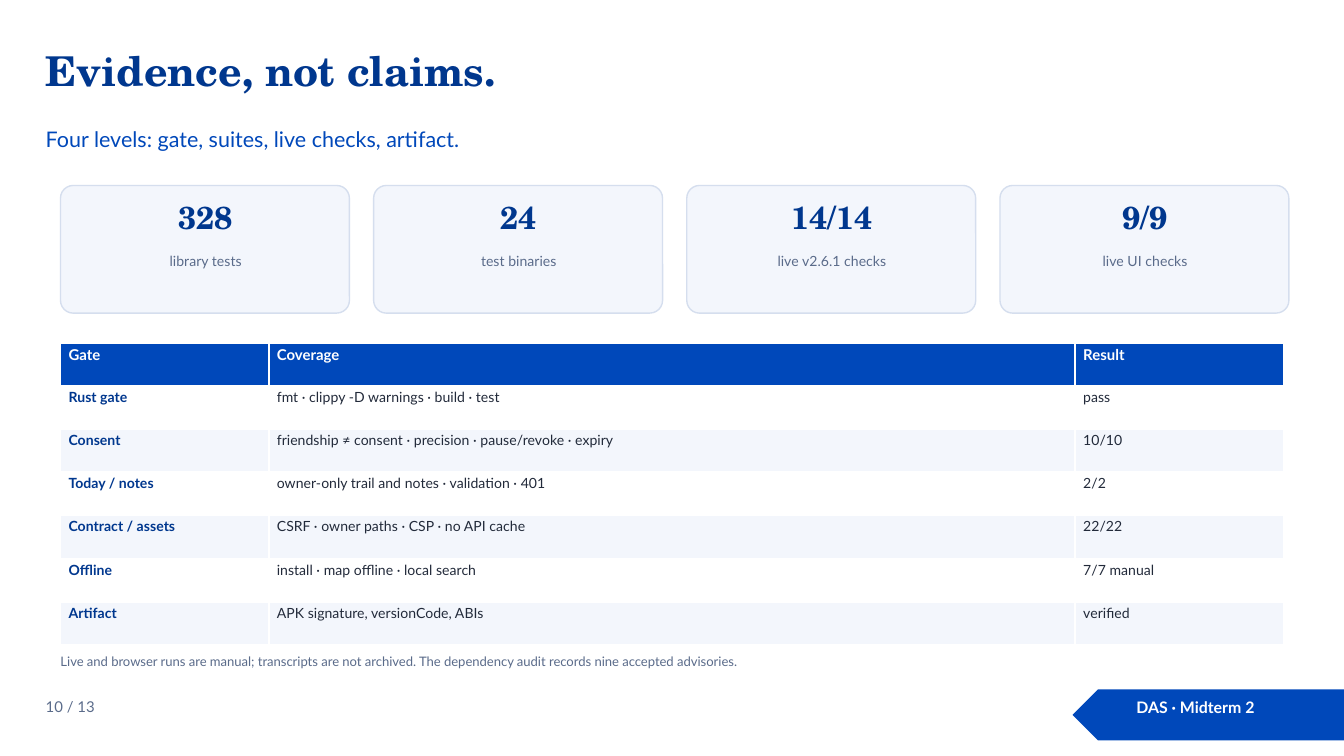
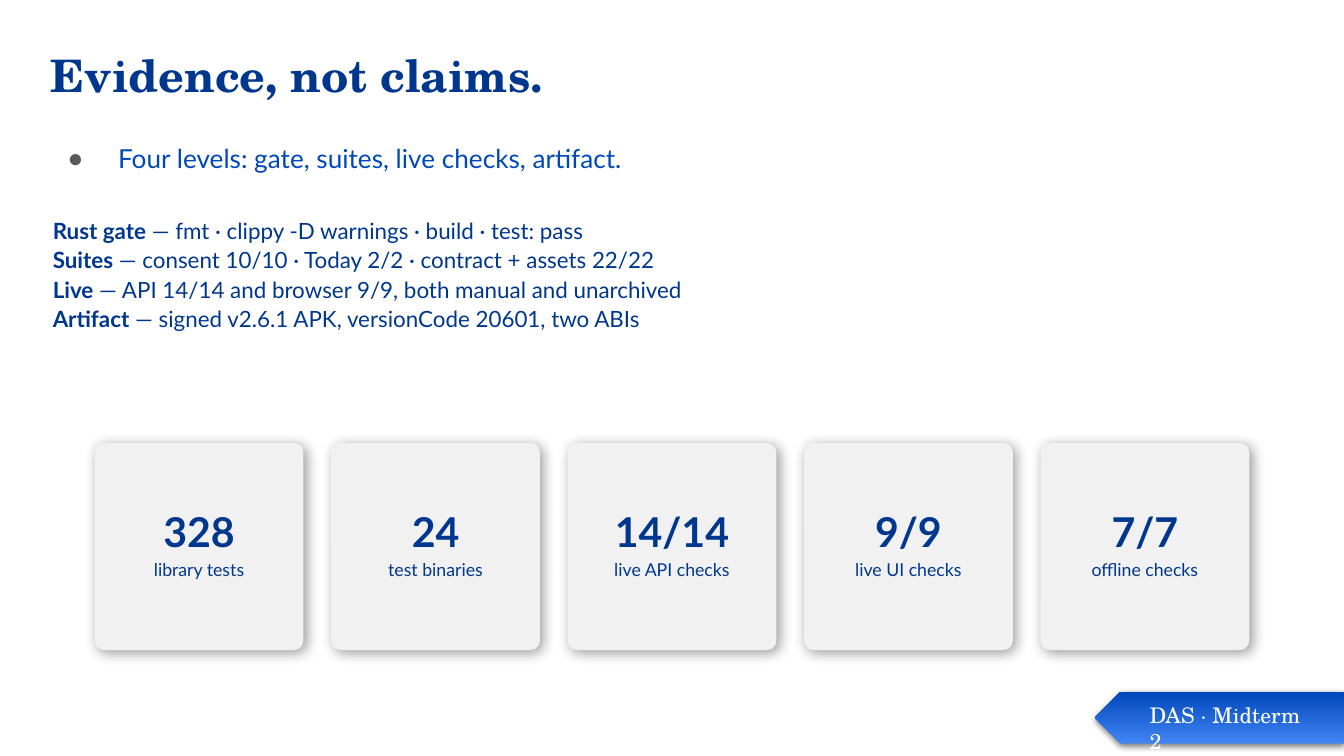
Before and after one commit to Prince-of-Nothing/Pinpoint, a slide deck: slide 10 of docs/midterm2/Pinpoint-DAS.pptx. Drawn at 1344x756 pixels with LibreOffice and Linux fonts; fonts in the diff are those of the drawing. Boxes give left, top, right and bottom in pixels: in the first picture for what was removed or moved away, otherwise in the second. Text is boxed around its words. In the diff, an @@ line names an element or a change of style, - is before the commit and + after.

```diff
--- a/docs/midterm2/Pinpoint-DAS.pptx
+++ b/docs/midterm2/Pinpoint-DAS.pptx
@@ title "Evidence, not claims." at <box>51,59,543,100</box>: size 22 to 24 pt; line spacing 1 to 0.9 @@
@@ subtitle "Four levels: gate, suites, live ...": place and size @@
-subtitle "Four levels: gate, suites, live ..." at <box>46,131,459,151</box>
+subtitle "Four levels: gate, suites, live ..." at <box>118,148,622,173</box>
@@ subtitle "Four levels: gate, suites, live ..." at <box>118,148,622,173</box>: size 11.5 to 14 pt; bullet none to ●; line spacing 1 to 0.95 @@
@@ rounded rectangle removed at <box>60,185,349,313</box> @@
@@ text removed at <box>178,206,233,230</box> @@
-328
@@ rounded rectangle removed at <box>374,185,663,313</box> @@
@@ text removed at <box>501,206,537,229</box> @@
-24
@@ rounded rectangle removed at <box>687,185,976,313</box> @@
@@ text removed at <box>791,205,873,230</box> @@
-14/14
@@ rounded rectangle removed at <box>1000,185,1289,313</box> @@
@@ text removed at <box>1122,205,1167,230</box> @@
-9/9
@@ text added at <box>53,222,682,331</box>, 12 pt, text #00378E @@
+Rust gate — fmt · clippy -D warnings · build · test: pass
+Suites — consent 10/10 · Today 2/2 · contract + assets 22/22
+Live — API 14/14 and browser 9/9, both manual and unarchived
+Artifact — signed v2.6.1 APK, versionCode 20601, two ABIs
@@ text removed at <box>170,256,242,269</box> @@
-library tests
@@ text removed at <box>481,256,556,266</box> @@
-test binaries
@@ text removed at <box>778,255,886,266</box> @@
-live v2.6.1 checks
@@ text removed at <box>1103,255,1187,266</box> @@
-live UI checks
@@ table removed at <box>60,343,1284,645</box>, 7 rows, 3 columns @@
-Gate | Coverage | Result
-Rust gate | fmt · clippy -D warnings · build · test | pass
-Consent | friendship ≠ consent · precision · pause/revoke · expiry | 10/10
-Today / notes | owner-only trail and notes · validation · 401 | 2/2
-Contract / assets | CSRF · owner paths · CSP · no API cache | 22/22
-Offline | install · map offline · local search | 7/7 manual
-Artifact | APK signature, versionCode, ABIs | verified
@@ rounded rectangle added at <box>94,444,302,650</box>, fill #F1F1F1, 9.5 pt, text #00378E @@
+328
+library tests
@@ rounded rectangle added at <box>331,444,539,650</box>, fill #F1F1F1, 9.5 pt, text #00378E @@
+24
+test binaries
@@ rounded rectangle added at <box>567,444,775,650</box>, fill #F1F1F1, 9.5 pt, text #00378E @@
+14/14
+live API checks
@@ rounded rectangle added at <box>804,444,1012,650</box>, fill #F1F1F1, 9.5 pt, text #00378E @@
+9/9
+live UI checks
@@ rounded rectangle added at <box>1040,444,1249,650</box>, fill #F1F1F1, 9.5 pt, text #00378E @@
+7/7
+offline checks
@@ text removed at <box>60,656,737,669</box> @@
-Live and browser runs are manual; transcripts are not archived. The dependency audit records nine accepted advisories.
@@ text removed at <box>46,701,94,712</box> @@
-10 / 13
@@ pentagon arrow: place and size @@
-pentagon arrow at <box>1073,689,1344,741</box>
+pentagon arrow at <box>1094,692,1344,745</box>
@@ pentagon arrow at <box>1094,692,1344,745</box>: fill #0048BA to gradient #4285F4 to #0048BA; shadow on; proportions changed @@
@@ text "DAS · Midterm 2": place and size @@
-text "DAS · Midterm 2" at <box>1136,701,1254,713</box>
+text "DAS · Midterm 2" at <box>1150,707,1300,756</box>
@@ text "DAS · Midterm 2" at <box>1150,707,1300,756</box>: size 8.5 to 11.5 pt, font Lato to TeX Gyre Schola, bold off; alignment centre to left @@
```
Also in this commit, not shown: 12 other slides changed, 1 other file.
